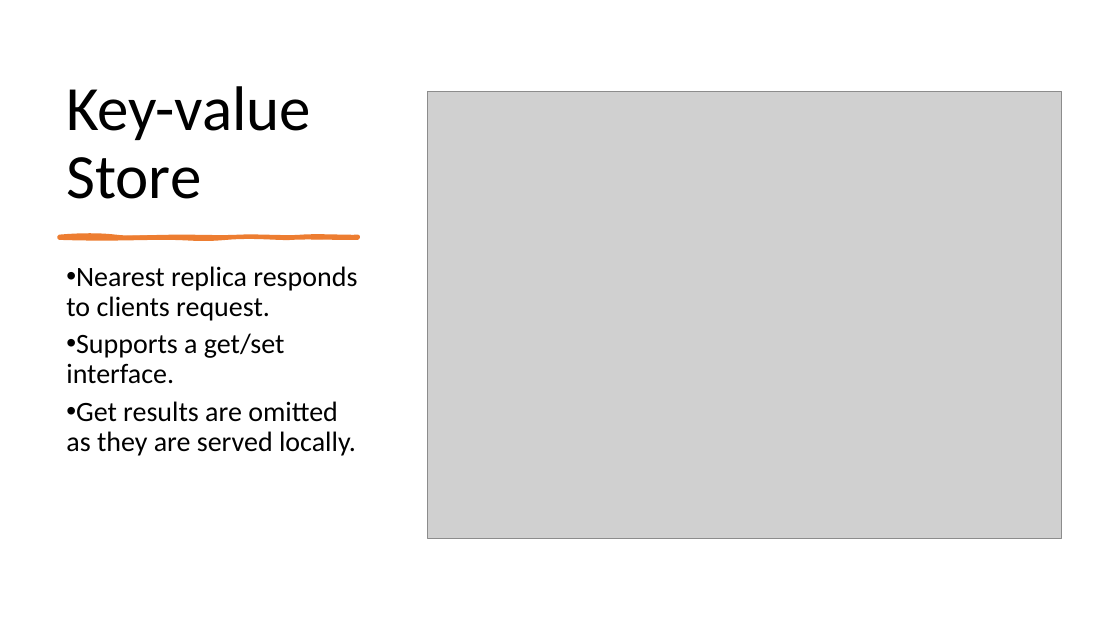
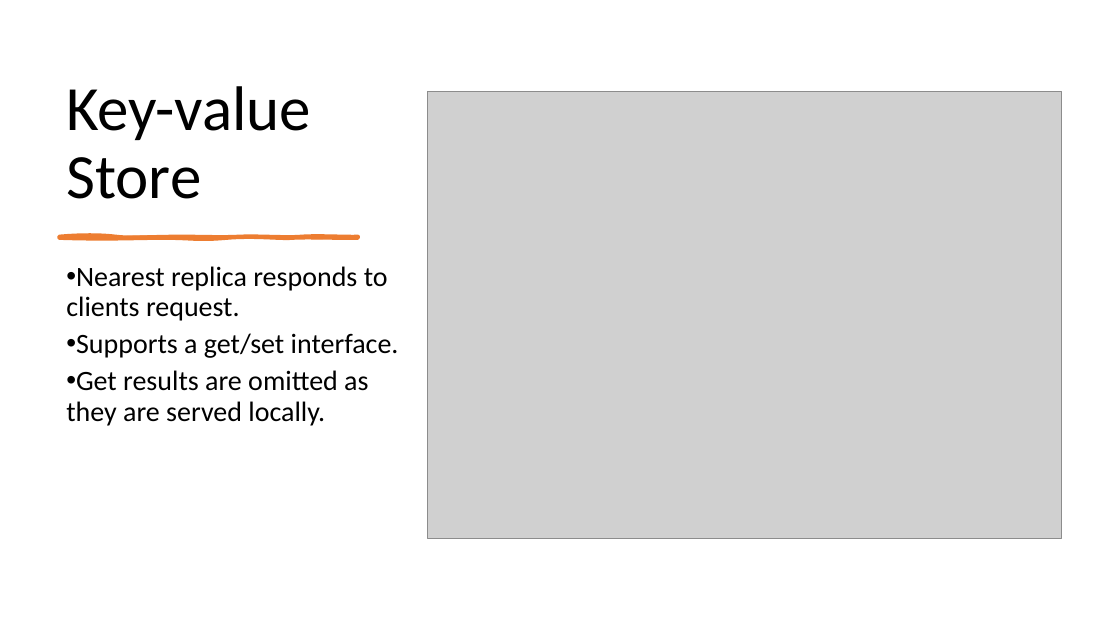
Before and after one commit to anveshmuppeda/Presentations, a slide deck: slide 33 of MABT_PPT.pptx (slide 35 before the commit). Drawn at 1120x630 pixels with LibreOffice and Linux fonts; fonts in the diff are those of the drawing; grey boxes stand for pictures. Boxes give left, top, right and bottom in pixels: in the first picture for what was removed or moved away, otherwise in the second. Text is boxed around its words. In the diff, an @@ line names an element or a change of style, - is before the commit and + after.

```diff
--- a/MABT_PPT.pptx
+++ b/MABT_PPT.pptx
@@ text "Nearest replica responds to clients ..." rewrapped from [66, 266, 357, 456] to [66, 266, 399, 426] @@
```
Also in this commit, not shown: 4 slides added, 4 slides removed.
